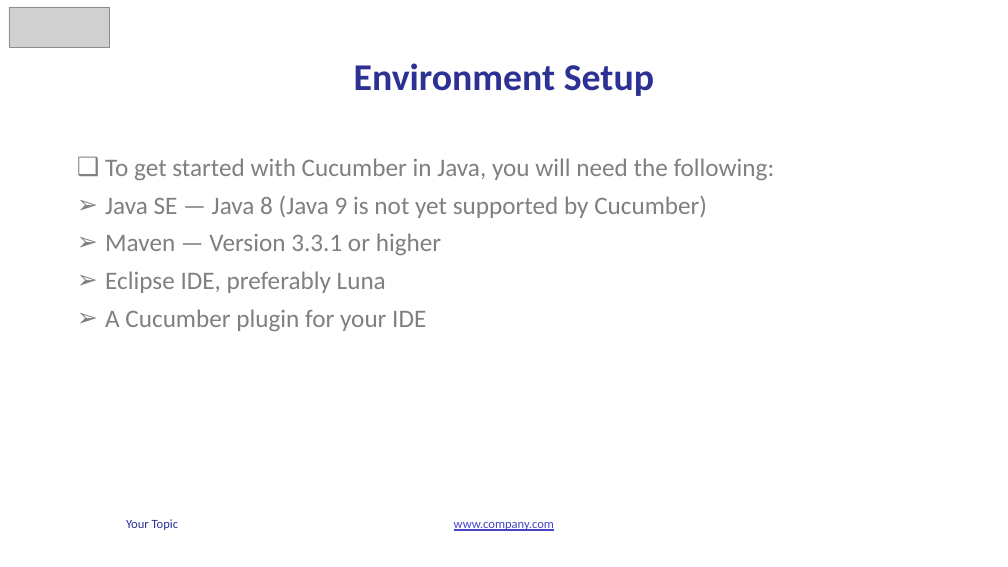
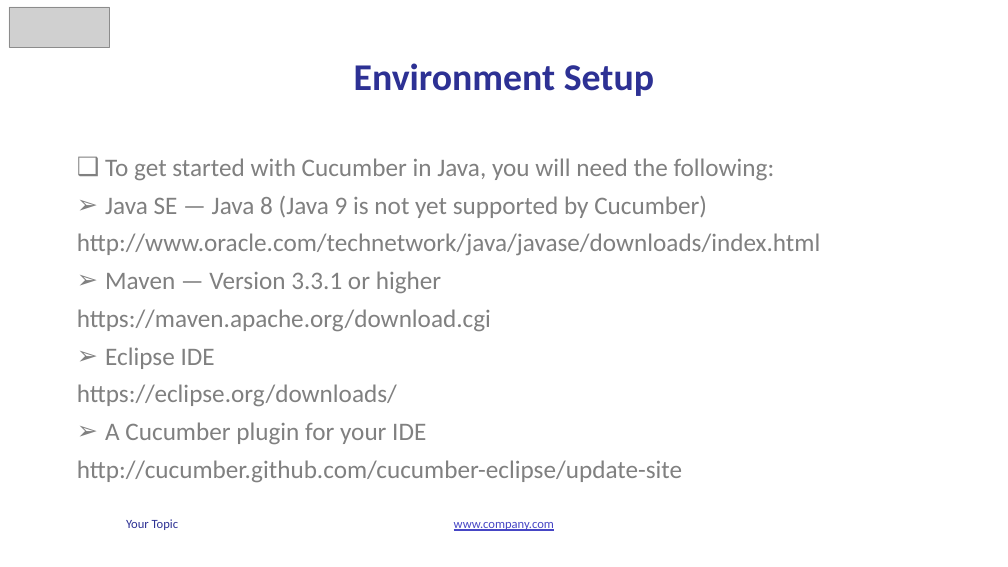
Before and after one commit to vunguyen2588/Cucumber, a slide deck: slide 5 of b4uconference_cucumber_slide.pptx. Drawn at 1008x567 pixels with LibreOffice and Linux fonts; fonts in the diff are those of the drawing; grey boxes stand for pictures. Boxes give left, top, right and bottom in pixels: in the first picture for what was removed or moved away, otherwise in the second. Text is boxed around its words. In the diff, an @@ line names an element or a change of style, - is before the commit and + after.

```diff
--- a/b4uconference_cucumber_slide.pptx
+++ b/b4uconference_cucumber_slide.pptx
@@ text at (77, 233, 820, 255): paragraph added @@
+http://www.oracle.com/technetwork/java/javase/downloads/index.html
@@ text at (77, 309, 491, 406): text changed @@
-➢ Eclipse IDE, preferably Luna
+https://maven.apache.org/download.cgi
+➢ Eclipse IDE
+https://eclipse.org/downloads/
@@ text at (77, 460, 682, 482): paragraph added @@
+http://cucumber.github.com/cucumber-eclipse/update-site
```
Also in this commit, not shown: 2 other slides changed, 1 slide added.
